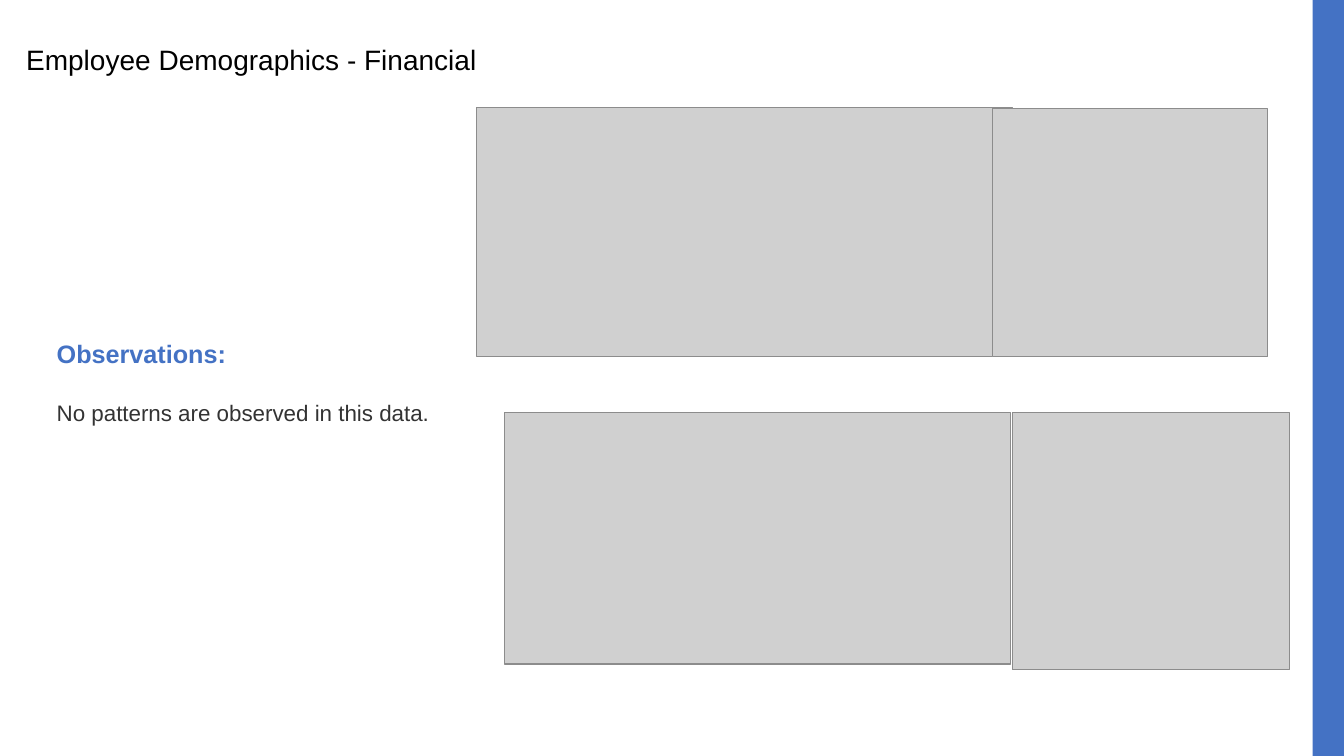
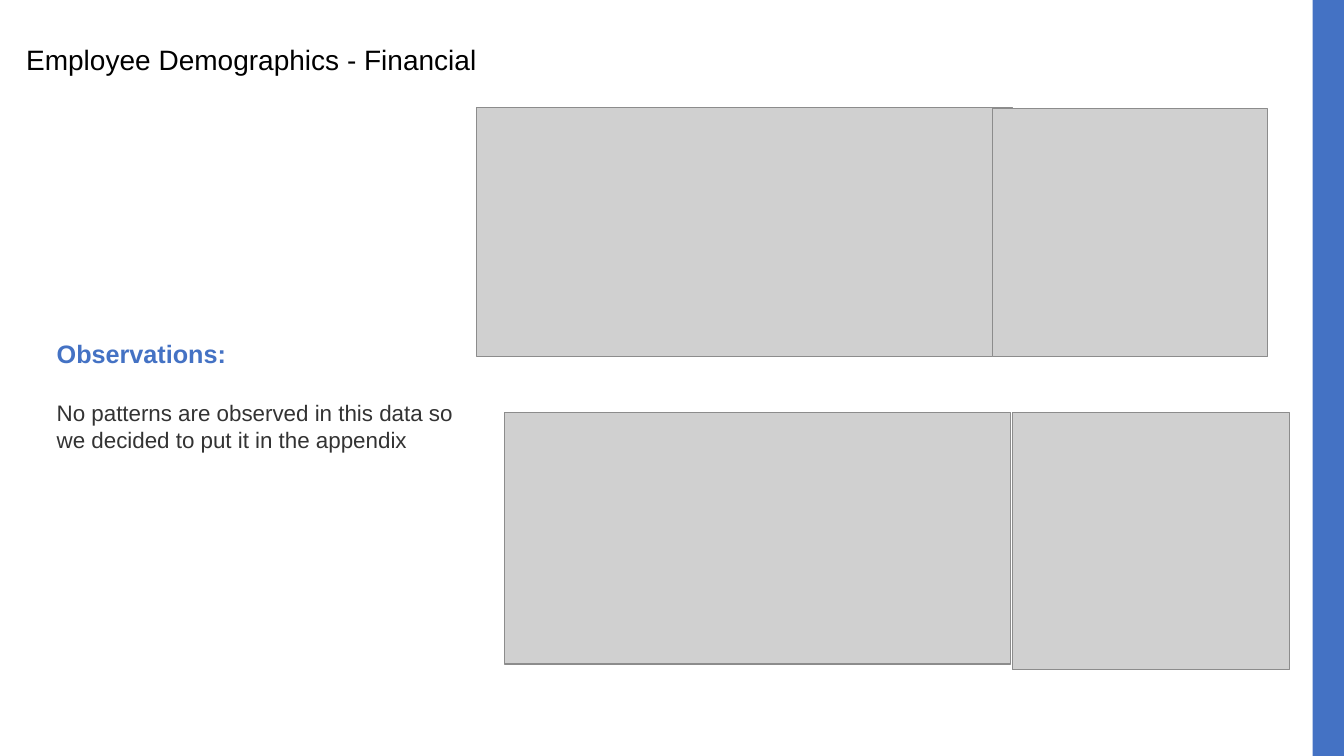
Before and after one commit to jbcroom/DS6306-MinerLeague-CaseStudy2, a slide deck: slide 14 of MinerLeague Presentation Case Study 2.pptx (slide 5 before the commit). Drawn at 1344x756 pixels with LibreOffice and Linux fonts; fonts in the diff are those of the drawing; grey boxes stand for pictures. Boxes give left, top, right and bottom in pixels: in the first picture for what was removed or moved away, otherwise in the second. Text is boxed around its words. In the diff, an @@ line names an element or a change of style, - is before the commit and + after.

Commit message:
Final Presentation

```diff
--- a/MinerLeague Presentation Case Study 2.pptx
+++ b/MinerLeague Presentation Case Study 2.pptx
@@ text at [57, 404, 453, 453]: text changed @@
-No patterns are observed in this data.
+No patterns are observed in this data so we decided to put it in the appendix
```
Also in this commit, not shown: 1 slide added.
